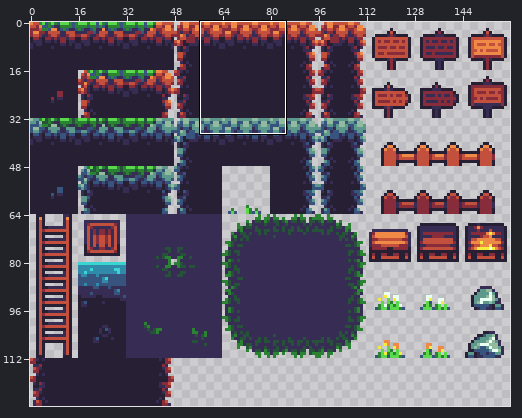
One commit to this sprite sheet: assets/forrest/tiles.png. The first picture is a wide view before the edit; the outline marks the close-up.
Close-up. Old version:
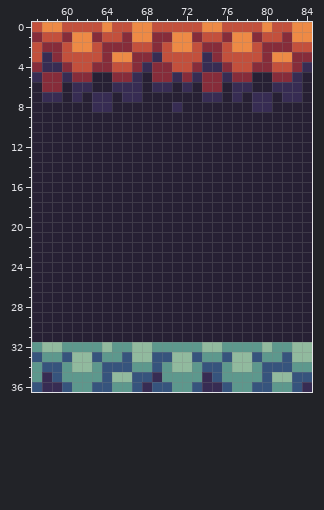
The file is 160x128 pixels. Shown: x 57..84, y 0..36.
The result:
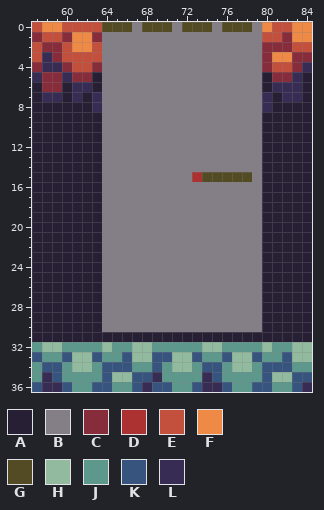
Palette (. is transparent): A #272034  B #847e87  C #862c3a  D #ac3232  E #c3503c  F #ee8a45  G #524b24  H #91ba9e  J #5d988d  K #36547d  L #372c53
The exact change:
@@ x 57..84 @@
- 0 EFFEEEEFEEFFEEEEEFFEEEEFEEFF
- 1 CEECFFCEECFFCCFFCEECFFCEECFF
- 2 ECCEFFECCCEECEFFECCEFFECCCEE
- 3 ELCEEEECFFCCLEEEELCEEEECFFCC
- 4 CLLCEECCEECLCCEECLLCEECCEECL
- 5 LCCLCCAACCLACCLCLCCLCCAACCLA
- 6 ACCALLAALLLALLALACCALLAALLLA
- 7 ALLALALLALLAAAAAALLALALLALLA
- 8 AAAAAALLAAAAAALAAAAAAALLAAAA
- 9 AAAAAAAAAAAAAAAAAAAAAAAAAAAA
-10 AAAAAAAAAAAAAAAAAAAAAAAAAAAA
-11 AAAAAAAAAAAAAAAAAAAAAAAAAAAA
-12 AAAAAAAAAAAAAAAAAAAAAAAAAAAA
-13 AAAAAAAAAAAAAAAAAAAAAAAAAAAA
-14 AAAAAAAAAAAAAAAAAAAAAAAAAAAA
-15 AAAAAAAAAAAAAAAAAAAAAAAAAAAA
-16 AAAAAAAAAAAAAAAAAAAAAAAAAAAA
-17 AAAAAAAAAAAAAAAAAAAAAAAAAAAA
-18 AAAAAAAAAAAAAAAAAAAAAAAAAAAA
-19 AAAAAAAAAAAAAAAAAAAAAAAAAAAA
-20 AAAAAAAAAAAAAAAAAAAAAAAAAAAA
-21 AAAAAAAAAAAAAAAAAAAAAAAAAAAA
-22 AAAAAAAAAAAAAAAAAAAAAAAAAAAA
-23 AAAAAAAAAAAAAAAAAAAAAAAAAAAA
-24 AAAAAAAAAAAAAAAAAAAAAAAAAAAA
-25 AAAAAAAAAAAAAAAAAAAAAAAAAAAA
-26 AAAAAAAAAAAAAAAAAAAAAAAAAAAA
-27 AAAAAAAAAAAAAAAAAAAAAAAAAAAA
-28 AAAAAAAAAAAAAAAAAAAAAAAAAAAA
-29 AAAAAAAAAAAAAAAAAAAAAAAAAAAA
-30 AAAAAAAAAAAAAAAAAAAAAAAAAAAA
+ 0 EFFEEEEGGGBGGGBGGGBGGGBFEEFF
+ 1 CEECFFCBBBBBBBBBBBBBBBBEECFF
+ 2 ECCEFFEBBBBBBBBBBBBBBBBCCCEE
+ 3 ELCEEEEBBBBBBBBBBBBBBBBCFFCC
+ 4 CLLCEECBBBBBBBBBBBBBBBBCEECL
+ 5 LCCLCCABBBBBBBBBBBBBBBBACCLA
+ 6 ACCALLABBBBBBBBBBBBBBBBALLLA
+ 7 ALLALALBBBBBBBBBBBBBBBBLALLA
+ 8 AAAAAALBBBBBBBBBBBBBBBBLAAAA
+ 9 AAAAAAABBBBBBBBBBBBBBBBAAAAA
+10 AAAAAAABBBBBBBBBBBBBBBBAAAAA
+11 AAAAAAABBBBBBBBBBBBBBBBAAAAA
+12 AAAAAAABBBBBBBBBBBBBBBBAAAAA
+13 AAAAAAABBBBBBBBBBBBBBBBAAAAA
+14 AAAAAAABBBBBBBBBBBBBBBBAAAAA
+15 AAAAAAABBBBBBBBBDGGGGGBAAAAA
+16 AAAAAAABBBBBBBBBBBBBBBBAAAAA
+17 AAAAAAABBBBBBBBBBBBBBBBAAAAA
+18 AAAAAAABBBBBBBBBBBBBBBBAAAAA
+19 AAAAAAABBBBBBBBBBBBBBBBAAAAA
+20 AAAAAAABBBBBBBBBBBBBBBBAAAAA
+21 AAAAAAABBBBBBBBBBBBBBBBAAAAA
+22 AAAAAAABBBBBBBBBBBBBBBBAAAAA
+23 AAAAAAABBBBBBBBBBBBBBBBAAAAA
+24 AAAAAAABBBBBBBBBBBBBBBBAAAAA
+25 AAAAAAABBBBBBBBBBBBBBBBAAAAA
+26 AAAAAAABBBBBBBBBBBBBBBBAAAAA
+27 AAAAAAABBBBBBBBBBBBBBBBAAAAA
+28 AAAAAAABBBBBBBBBBBBBBBBAAAAA
+29 AAAAAAABBBBBBBBBBBBBBBBAAAAA
+30 AAAAAAABBBBBBBBBBBBBBBBAAAAA
 31 AAAAAAAAAAAAAAAAAAAAAAAAAAAA
Changed places in both close-ups, as pixel boxes (x1, y1, x2, y2):
changed: (102, 22, 262, 332)
